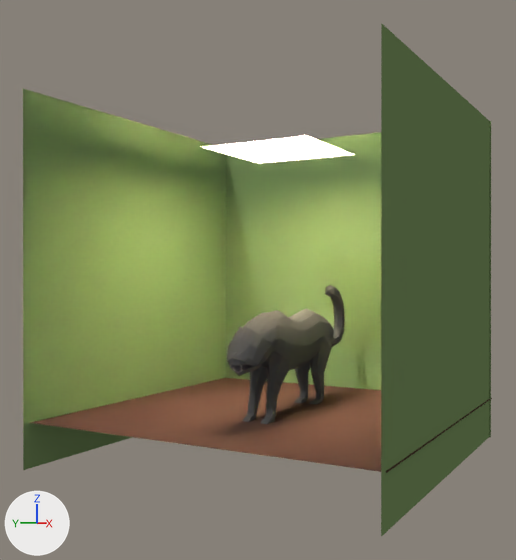
The Blender file GRAPHIC/Models/Panther.blend as it was, and as the next commit left it.
The view is the same before and after, from a 50 mm lens placed at (-27.1, -13.5, 3.3), pointed at (-1.1, 1.2, 3.2). Lighting does not change. The marker at lower left points along +X, +Y and +Z.
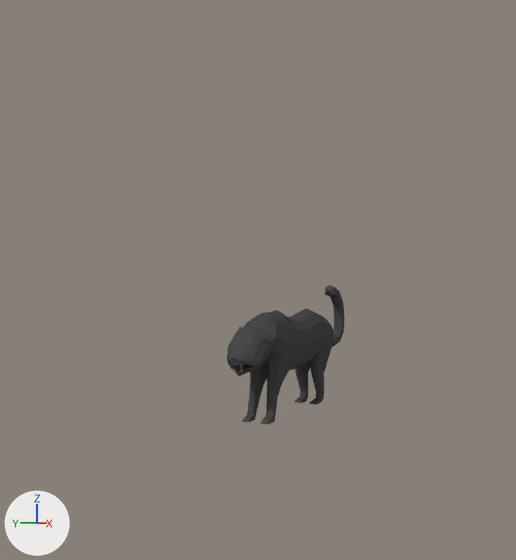
Commit message: panther adjustments

Changed parts and their boxes [x1, y1, x2, y2] in the pictures (516 x 560 px):
'Plane.003', deleted (green): before [23, 89, 226, 470]
'Plane.004', deleted (green): before [381, 23, 490, 536]
'Plane.002', deleted (green): before [226, 121, 491, 437]
'Plane.001', deleted (brown): before [30, 378, 492, 473]
'Plane.005', deleted: before [202, 136, 354, 163]

The edits, one by one:
Object 'Plane.001' (ob_plane_001) is deleted.
Object 'Plane.002' (ob_plane_002) is deleted.
Object 'Plane.003' (ob_plane_003) is deleted.
Object 'Plane.004' (ob_plane_004) is deleted.
Object 'Plane.005' (ob_plane_005) is deleted.
